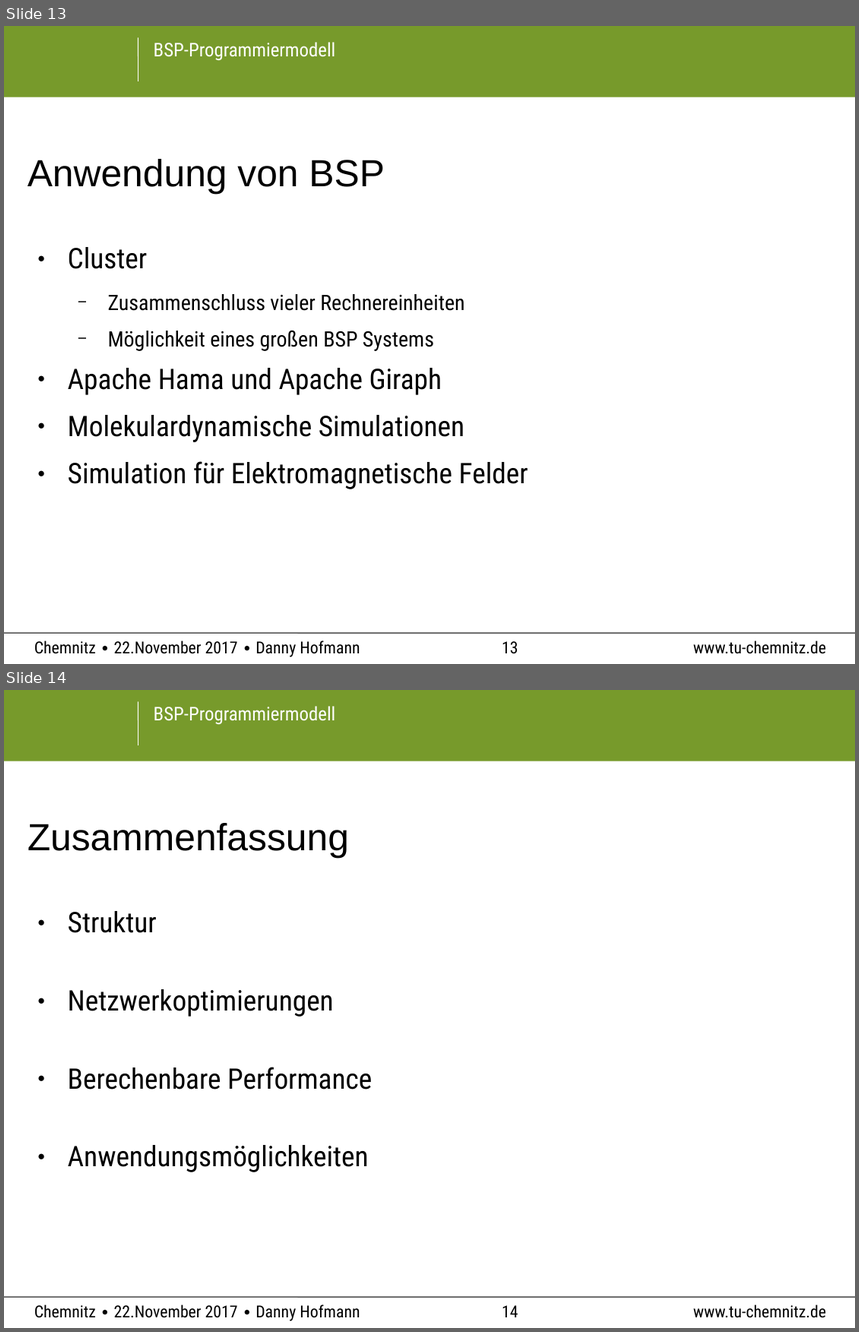
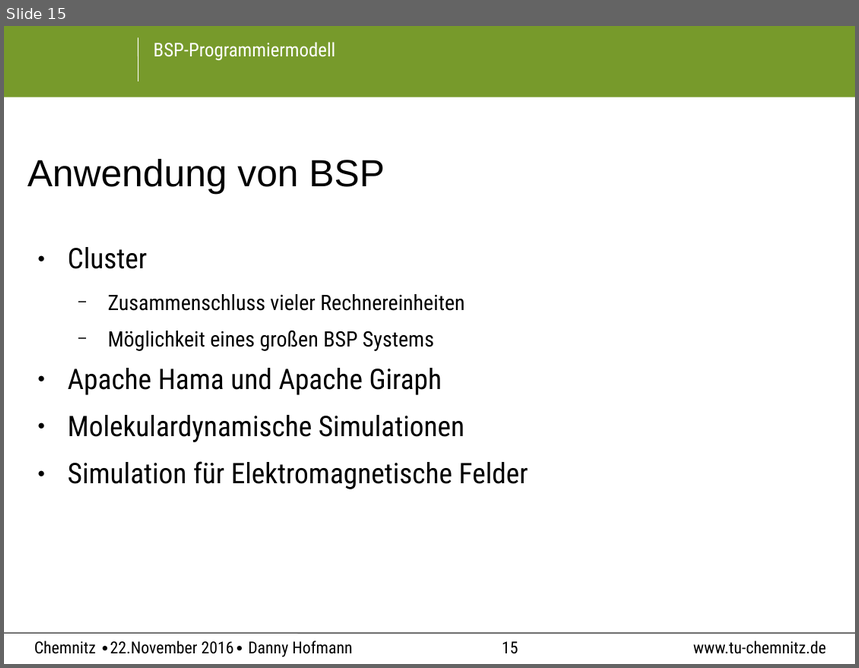
Before and after one commit to PaIIe/ComputerScienceTUC, a slide deck: BSP_Programming/BSP-Modell.odp. Shown one above the other, each under a label of ours: slides 13 and 14 before the commit, slide 15 after it. The pictures are 859x1332 and 859x668 pixels, drawn with LibreOffice and Linux fonts; fonts in the diff are those of the drawing; background and template pictures are left out. Boxes give left, top, right and bottom in pixels: in the first picture for what was removed or moved away, otherwise in the second. Text is boxed around its words. In the diff, an @@ line names an element or a change of style, - is before the commit and + after.

```diff
--- a/BSP_Programming/BSP-Modell.odp
+++ b/BSP_Programming/BSP-Modell.odp
@@ slide 14 removed at (4, 690, 855, 1328), background #FFFFFF; not listed: 8 template elements that a slide beside it also shows @@
@@ title removed at (28, 823, 349, 859) @@
-Zusammenfassung
@@ text removed at (68, 911, 372, 1173) @@
-● Struktur
-● Netzwerkoptimierungen
-● Berechenbare Performance
-● Anwendungsmöglichkeiten
@@ what was slide 13 is now slide 15 @@
@@ slide 15 changed as well @@
@@ text at (34, 641, 352, 658): text changed @@
-Chemnitz ∙ 22.November 2017 ∙ Danny Hofmann
+Chemnitz ∙22.November 2016∙ Danny Hofmann
@@ page number at (502, 642, 518, 655): text changed @@
-13
+15
```
Also in this commit, not shown: 14 other slides changed, 3 slides added, 4 other files.
